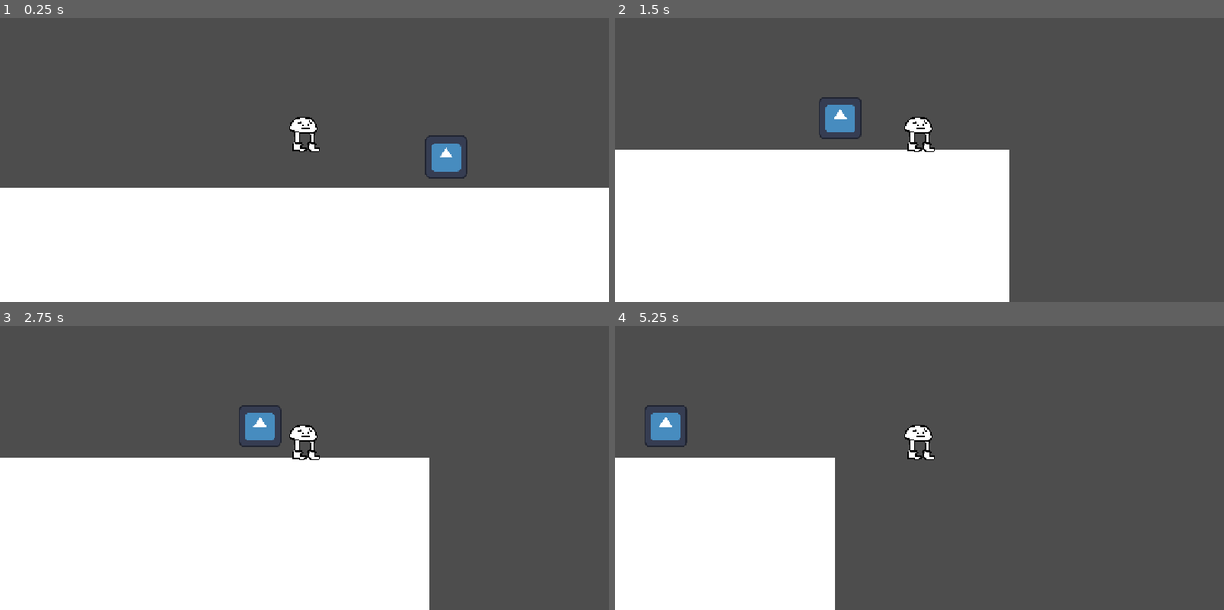
Above: before the commit, frames 1-4 (two rows, left to right).
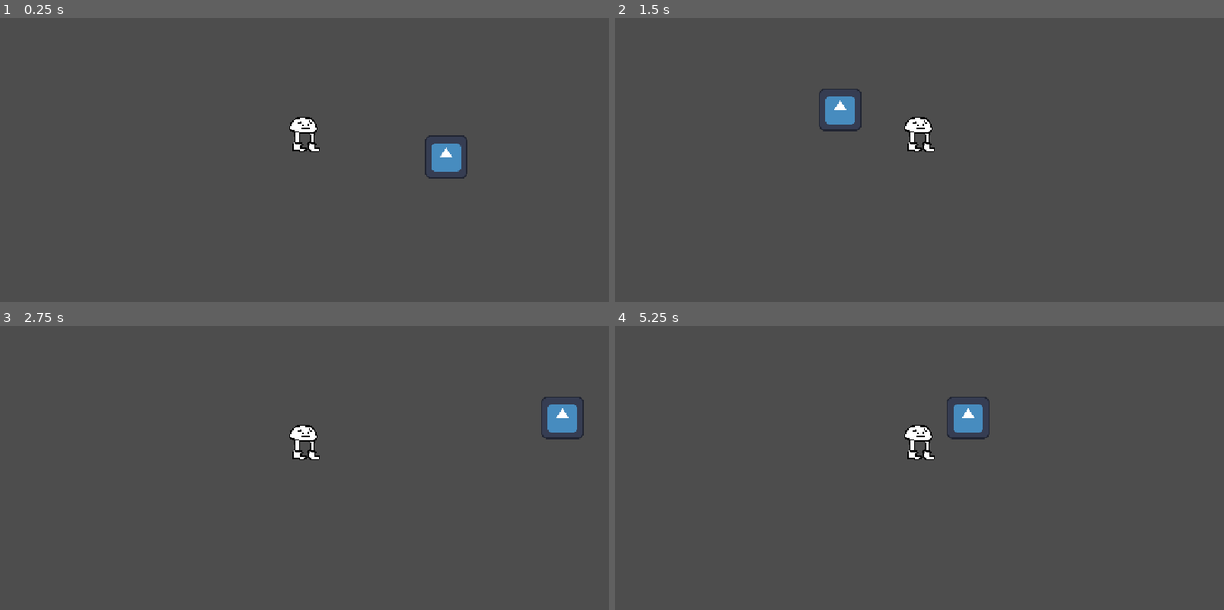
Above: after the commit, the same moments.

Repository: menlojacob/MoonShoesGame
Game: Godot game, scene res://Scenes/test_level.tscn
The game is run twice, just before and just after one commit, with the same random seed, the same clock (stepped at 60 frames per second) and the same inputs. The engine's default icon, where the game draws it, is replaced by a stand-in: a white triangle on a blue panel in a dark square.
Inputs:
- Up to frame 1 (0.25 s): no input
- Up to frame 2 (1.5 s): hold Right (move_right) from 0.53 s (still down); tap Space (jump) at 0.77 s
- Up to frame 3 (2.75 s): tap Space (jump) at 1.52 s; release Right (move_right) at 2.03 s; hold Left (move_left) from 2.03 s (still down)
- Up to frame 4 (5.25 s): release Left (move_left) at 2.78 s; hold Right (move_right) 2.78-4.28 s; tap Space (jump) at 3.02, 3.77, 4.52 s; hold Left (move_left) 4.28-5.03 s; hold Right (move_right) from 5.03 s (still down)

The runs differ from the first frame. In frame 1, 40% of the frame differs, in the area x 0-100%, y 59-100%; in frame 2, 35%; in frame 3, 39%; in frame 4, 21%.

Commit message:
bfdgbadfbadfb
asdrghawfgawefawegawergw

Diff:
--- /dev/null
+++ b/Scenes/hurtbox.tscn
@@ -0,0 +1,6 @@
+[gd_scene format=3 uid="uid://74agh6maar3i"]
+
+[ext_resource type="Script" uid="uid://b8qtajqylw5fr" path="res://Scripts/hurtbox.gd" id="1_rnnan"]
+
+[node name="Hurtbox" type="Area2D" unique_id=3302779]
+script = ExtResource("1_rnnan")
--- a/Scenes/test_level.tscn
+++ b/Scenes/test_level.tscn
@@ -2,8 +2,13 @@
 
 [ext_resource type="PackedScene" uid="uid://c5pssivu8nmj5" path="res://Scenes/character.tscn" id="1_iti4p"]
 [ext_resource type="PackedScene" uid="uid://cbb5sv8a356sc" path="res://Scenes/test_enemy.tscn" id="2_dtjkg"]
+[ext_resource type="PackedScene" uid="uid://74agh6maar3i" path="res://Scenes/hurtbox.tscn" id="3_eglq2"]
 
-[sub_resource type="WorldBoundaryShape2D" id="WorldBoundaryShape2D_v5frw"]
+[sub_resource type="RectangleShape2D" id="RectangleShape2D_nutg0"]
+size = Vector2(214, 20)
+
+[sub_resource type="RectangleShape2D" id="RectangleShape2D_v5frw"]
+size = Vector2(122, 20)
 
 [node name="TestLevel" type="Node2D" unique_id=531332276]
 
@@ -11,16 +16,27 @@
 position = Vector2(0, 50)
 
 [node name="CollisionShape2D" type="CollisionShape2D" parent="StaticBody2D" unique_id=2012498461]
-shape = SubResource("WorldBoundaryShape2D_v5frw")
+position = Vector2(0, 14)
+shape = SubResource("RectangleShape2D_nutg0")
+debug_color = Color(0.6045127, 0.5411462, 0, 1)
 
-[node name="ColorRect" type="ColorRect" parent="StaticBody2D" unique_id=1905077683]
-offset_left = -145.0
-offset_top = -1.0
-offset_right = 149.0
-offset_bottom = 92.0
+[node name="StaticBody2D2" type="StaticBody2D" parent="." unique_id=176691890]
+position = Vector2(299, 50)
+
+[node name="CollisionShape2D" type="CollisionShape2D" parent="StaticBody2D2" unique_id=1159569386]
+position = Vector2(0, 14)
+shape = SubResource("RectangleShape2D_nutg0")
+debug_color = Color(0.6045127, 0.5411462, 0, 1)
 
 [node name="Character" parent="." unique_id=1580066455 instance=ExtResource("1_iti4p")]
 position = Vector2(2, -7)
 
 [node name="TestEnemy" parent="." unique_id=1241326298 instance=ExtResource("2_dtjkg")]
 position = Vector2(69, 34)
+
+[node name="Hurtbox" parent="." unique_id=3302779 instance=ExtResource("3_eglq2")]
+position = Vector2(97, 84)
+
+[node name="CollisionShape2D" type="CollisionShape2D" parent="Hurtbox" unique_id=176445118]
+position = Vector2(51, 0)
+shape = SubResource("RectangleShape2D_v5frw")
--- a/Scripts/character_controller.gd
+++ b/Scripts/character_controller.gd
@@ -5,6 +5,7 @@
 
 @onready var character = get_parent()
 @onready var collisionArea = character.get_node("EnemyCollision")
+@onready var lastSafePosition = character.global_position
 
 func _physics_process(delta: float) -> void:
 	# Add the gravity.
@@ -44,3 +45,6 @@
 					body.jumped_on()
 
 	character.move_and_slide()
+
+func die():
+	character.global_position = lastSafePosition
--- /dev/null
+++ b/Scripts/hurtbox.gd
@@ -0,0 +1,8 @@
+extends Area2D
+
+func _ready() -> void:
+	body_entered.connect(func(body: PhysicsBody2D):
+		var characterController = body.get_node_or_null("CharacterController")
+		if characterController:
+			characterController.die()
+	)
Not shown, added: Scripts/hurtbox.gd.uid
